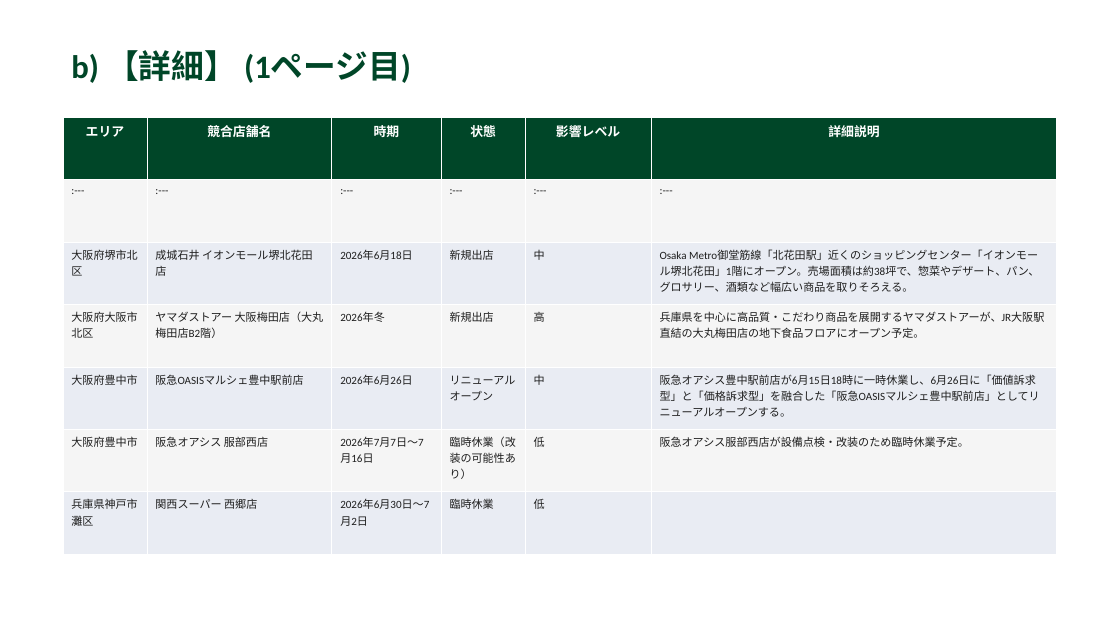
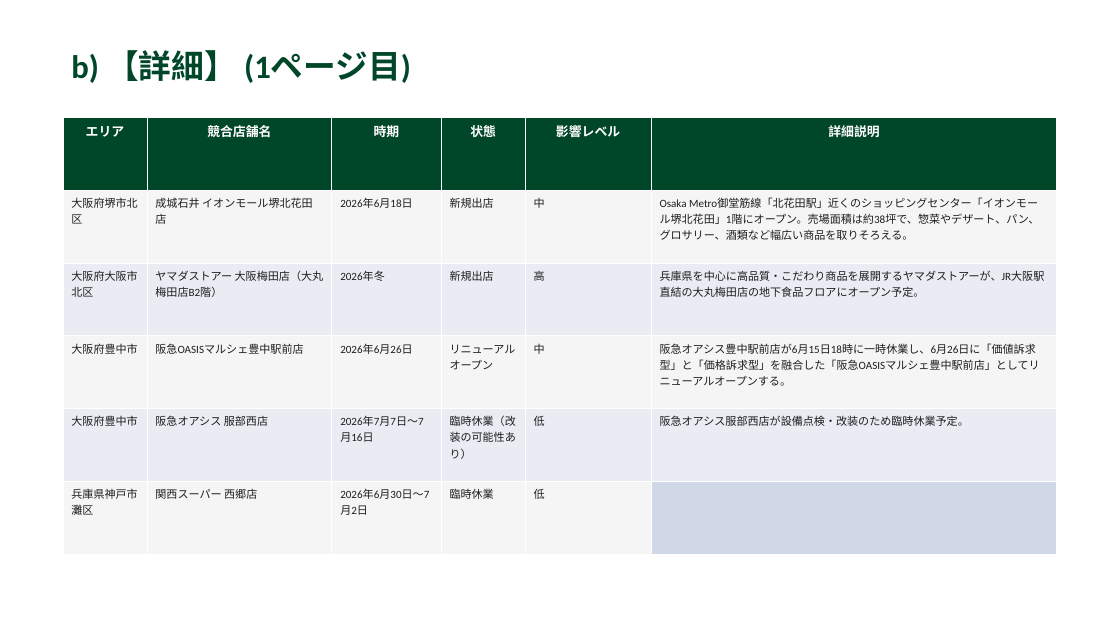
Before and after one commit to yutatbgt-bit/Competitive-research, a slide deck: slide 3 of report/2026_06_18_competitive_report.pptx. Drawn at 1120x630 pixels with LibreOffice and Linux fonts; fonts in the diff are those of the drawing. Boxes give left, top, right and bottom in pixels: in the first picture for what was removed or moved away, otherwise in the second. Text is boxed around its words. In the diff, an @@ line names an element or a change of style, - is before the commit and + after.

```diff
--- a/report/2026_06_18_competitive_report.pptx
+++ b/report/2026_06_18_competitive_report.pptx
@@ table at [63,118,1057,555] @@
-row 2: :--- | :--- | :--- | :--- | :--- | :---
```
Also in this commit, not shown: 3 other files.
